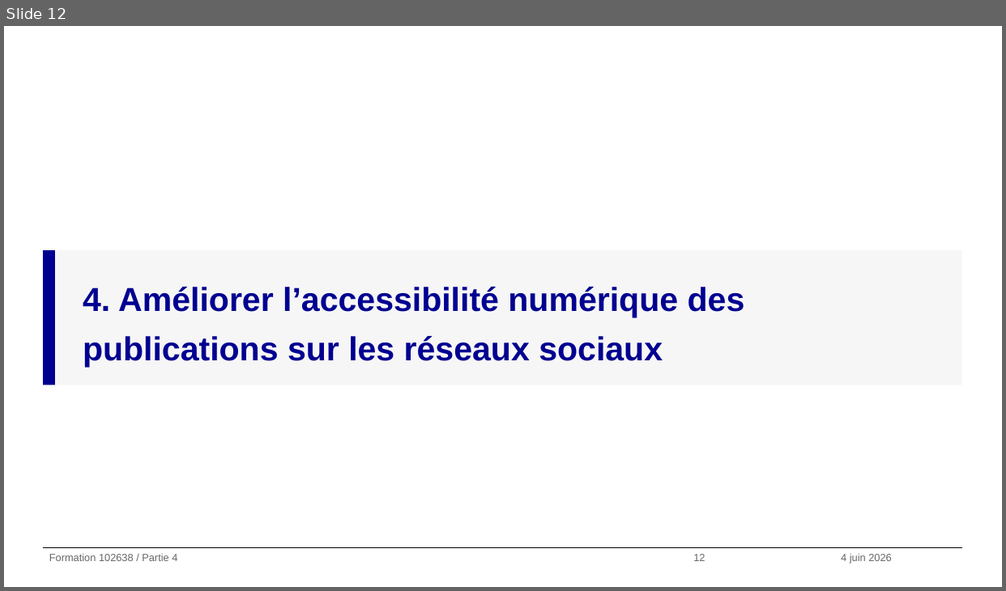
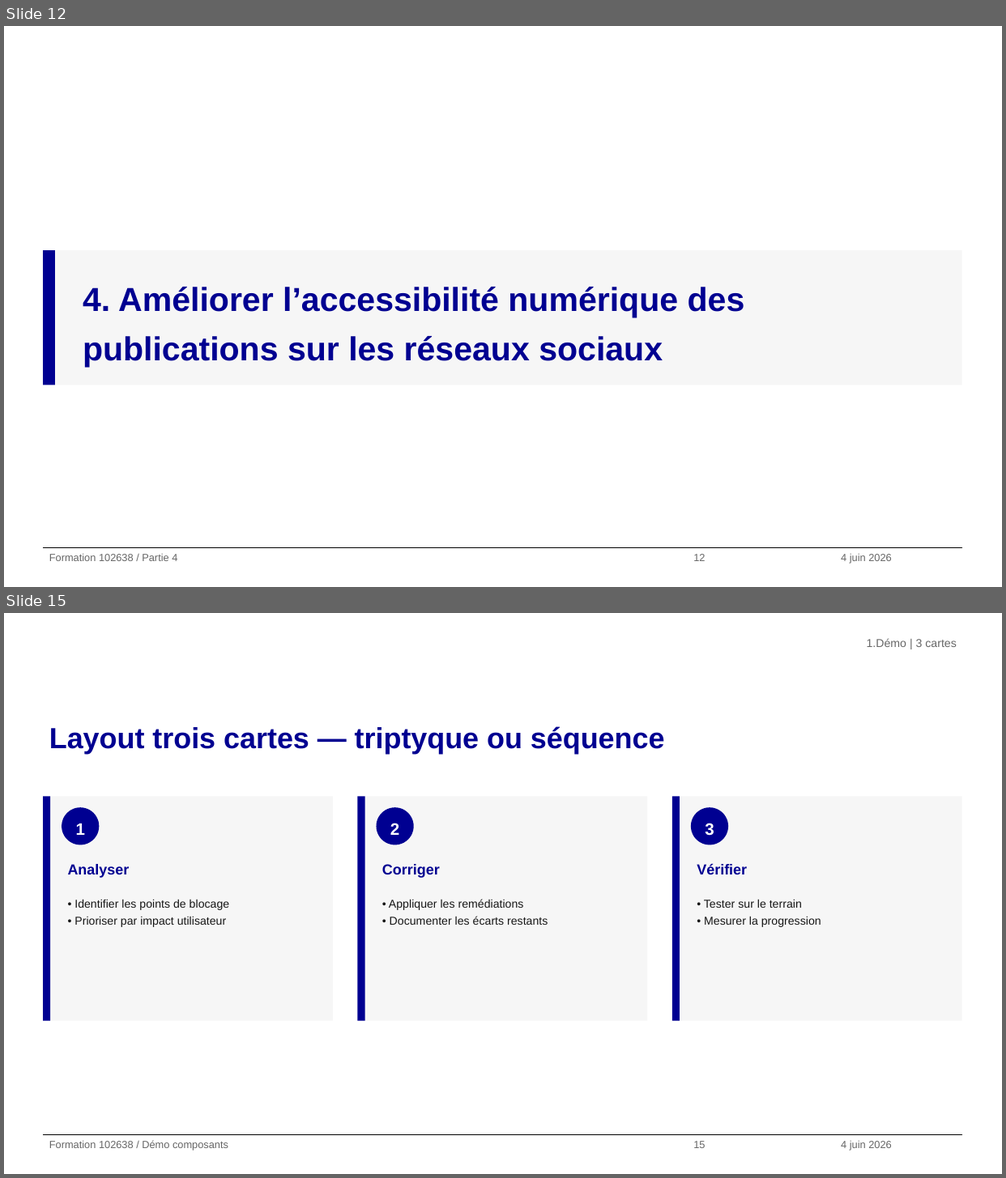
Before and after one commit to alexandra-guiderdoni/usine-fabrication-igpde-102846-ay11, a slide deck: demo-template-dsfr.pptx. Shown one above the other, each under a label of ours: slide 12 before the commit, slides 12 and 15 after it; the slides between them are not shown. The pictures are 1006x591 and 1006x1178 pixels, drawn with LibreOffice and Linux fonts; fonts in the diff are those of the drawing; background and template pictures are left out. Boxes give left, top, right and bottom in pixels: in the first picture for what was removed or moved away, otherwise in the second. Text is boxed around its words. In the diff, an @@ line names an element or a change of style, - is before the commit and + after.

Commit message:
Ajout slides sections et layouts de cartes, resserrement du gap titre→cartes
- 3 nouvelles slides de section (Highlight DSFR) — parties 2, 3, 4 de la formation
- 6 slides de démo des layouts de cartes : 1/2/3 cartes seules et 1/2/3 cartes + callout pleine largeur
- Constante TOP_CARDS=2,45" (gap 0,09" sous le titre IGPDE) pour les slides à cartes
- Refonte de compose_chapitre en Highlight DSFR sobre (accent Bleu France + fond gris + texte unique)
- Slide couverture : footer IGPDE repositionné aux coordonnées standard (y=6,98") avec ligne séparatrice
- CLAUDE.md projet : ajout de TOP_CARDS dans le tableau des constantes

```diff
--- a/demo-template-dsfr.pptx
+++ b/demo-template-dsfr.pptx
@@ slide 15 added at [4, 613, 1002, 1174], background #FFFFFF; not listed: 1 template element that a slide beside it also shows @@
@@ text added at [867, 638, 956, 647], 11 pt, text #666666 @@
+1. Démo | 3 cartes
@@ title added at [49, 726, 665, 754], 28 pt, text #000091, bold @@
+Layout trois cartes — triptyque ou séquence
@@ rectangle added at [43, 796, 50, 1021], fill #000091 @@
@@ rectangle added at [50, 796, 333, 1021], fill #F6F6F6 @@
@@ rectangle added at [357, 796, 364, 1021], fill #000091 @@
@@ rectangle added at [364, 796, 647, 1021], fill #F6F6F6 @@
@@ rectangle added at [672, 796, 680, 1021], fill #000091 @@
@@ rectangle added at [680, 796, 962, 1021], fill #F6F6F6 @@
@@ ellipse added at [62, 807, 99, 845], fill #000091, 16 pt, text #FFFFFF, bold @@
+1
@@ ellipse added at [376, 807, 414, 845], fill #000091, 16 pt, text #FFFFFF, bold @@
+2
@@ ellipse added at [691, 807, 729, 845], fill #000091, 16 pt, text #FFFFFF, bold @@
+3
@@ text added at [68, 864, 130, 878], 14 pt, text #000091, bold @@
+Analyser
@@ text added at [382, 864, 440, 878], 14 pt, text #000091, bold @@
+Corriger
@@ text added at [697, 863, 747, 875], 14 pt, text #000091, bold @@
+Vérifier
@@ text added at [74, 899, 230, 927], 11 pt, text #161616 @@
+• Identifier les points de blocage
+• Prioriser par impact utilisateur
@@ text added at [389, 899, 548, 925], 11 pt, text #161616 @@
+• Appliquer les remédiations
+• Documenter les écarts restants
@@ text added at [704, 899, 821, 927], 11 pt, text #161616 @@
+• Tester sur le terrain
+• Mesurer la progression
@@ text added at [49, 1140, 228, 1151], 10 pt, text #666666 @@
+Formation 102638 / Démo composants
@@ text added at [693, 1141, 705, 1148], 10 pt, text #666666 @@
+15
@@ text added at [841, 1141, 891, 1151], 10 pt, text #666666 @@
+4 juin 2026
```
Also in this commit, not shown: 2 slides changed, 5 other slides added, 3 other files.
